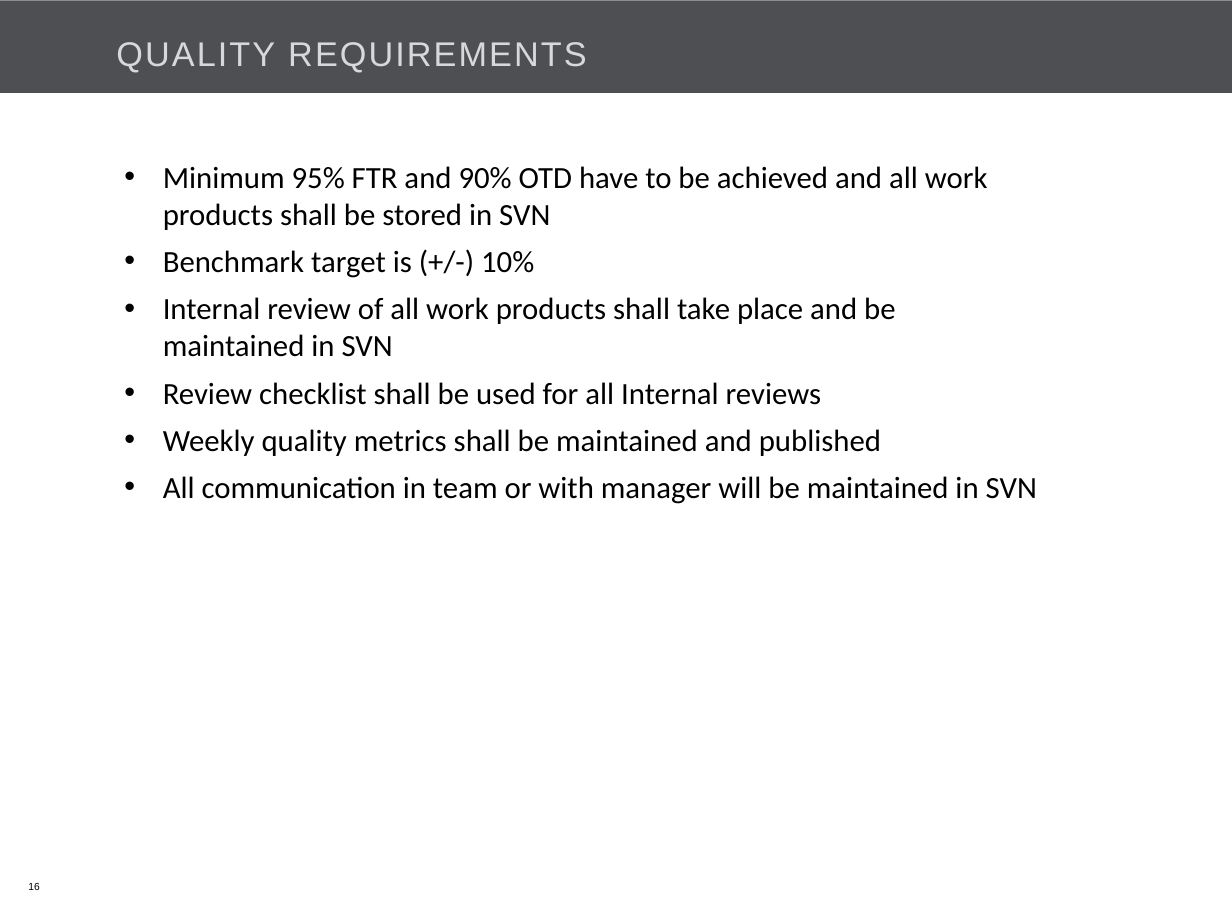
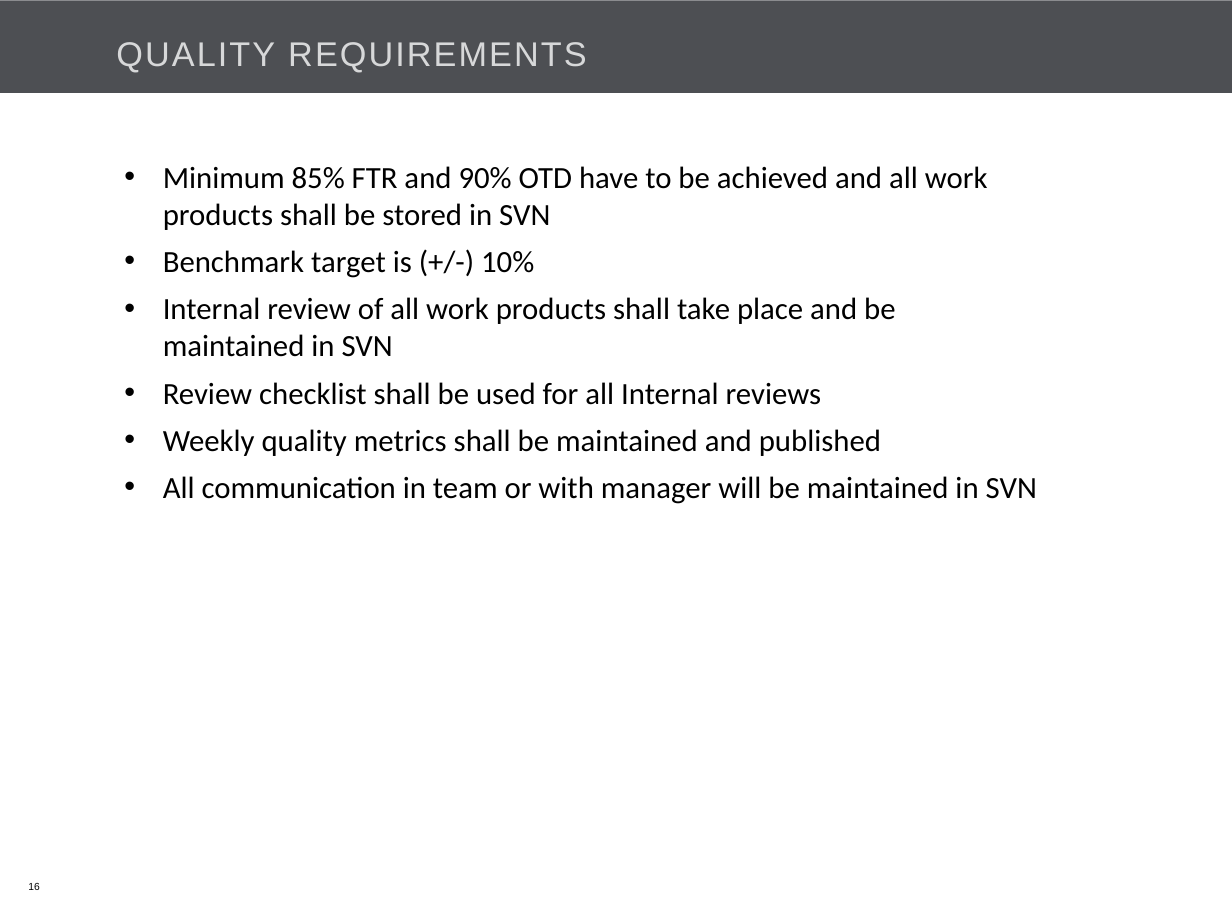
Before and after one commit to Bajarangi/demo, a slide deck: slide 16 of trunk/EasiCab/Documents/EASiCab_POC_kick off.pptx. Drawn at 1232x924 pixels with LibreOffice and Linux fonts; fonts in the diff are those of the drawing; background and template pictures are left out. Boxes give left, top, right and bottom in pixels: in the first picture for what was removed or moved away, otherwise in the second. Text is boxed around its words. In the diff, an @@ line names an element or a change of style, - is before the commit and + after.

```diff
--- a/trunk/EasiCab/Documents/EASiCab_POC_kick off.pptx
+++ b/trunk/EasiCab/Documents/EASiCab_POC_kick off.pptx
@@ text at [163,166,988,230]: text changed @@
-• Minimum 95% FTR and 90% OTD have to be achieved and all work products shall be stored in SVN
+• Minimum 85% FTR and 90% OTD have to be achieved and all work products shall be stored in SVN
```
Also in this commit, not shown: 10 other slides changed, 2 other files.
